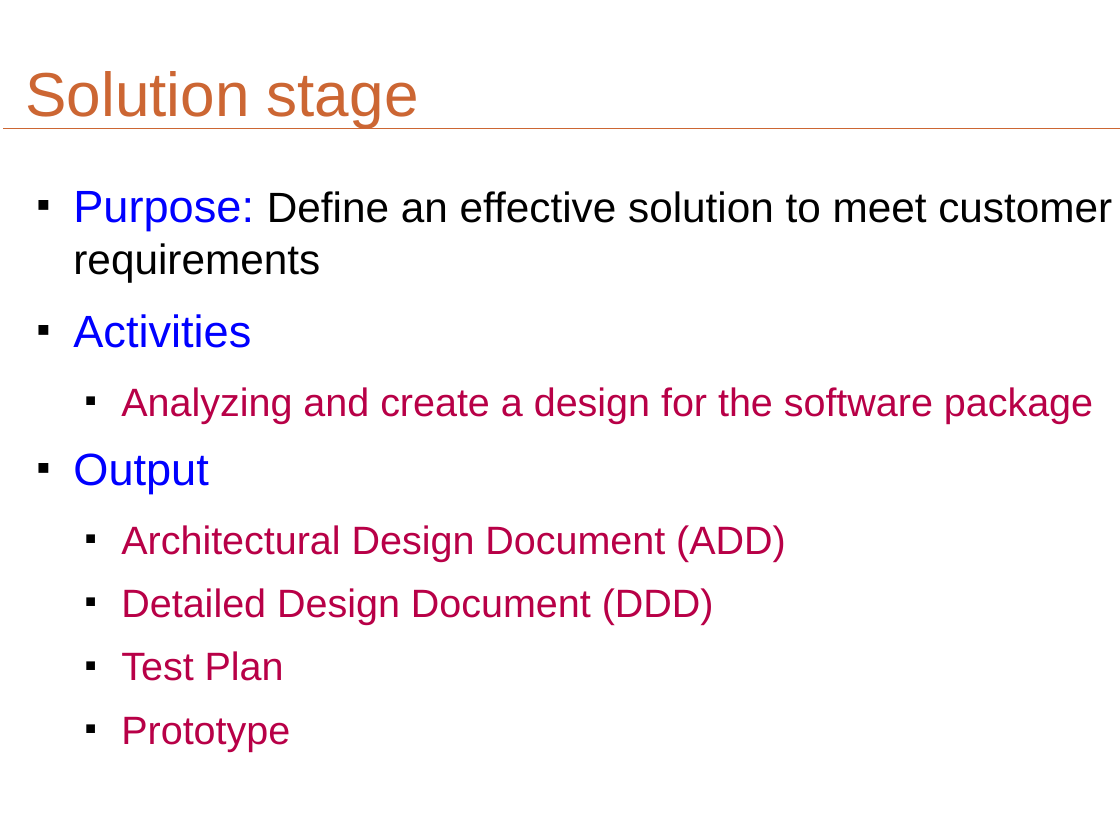
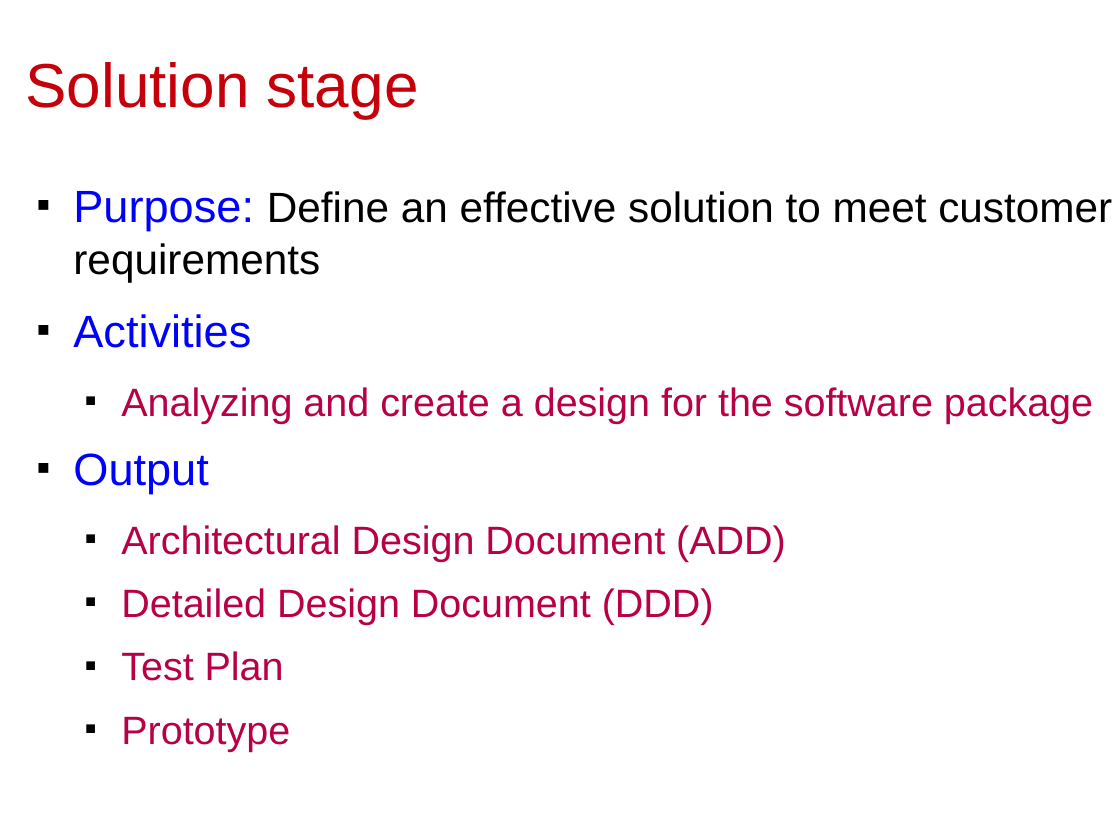
Before and after one commit to shindo59/open-ones, a slide deck: slide 7 of trunk/SDP/Wip/Document/Slide/SDP_SDLC.odp. Drawn at 1120x840 pixels with LibreOffice and Linux fonts; fonts in the diff are those of the drawing; background and template pictures are left out. Boxes give left, top, right and bottom in pixels: in the first picture for what was removed or moved away, otherwise in the second. Text is boxed around its words. In the diff, an @@ line names an element or a change of style, - is before the commit and + after.

```diff
--- a/trunk/SDP/Wip/Document/Slide/SDP_SDLC.odp
+++ b/trunk/SDP/Wip/Document/Slide/SDP_SDLC.odp
@@ title "Solution stage" at [25, 62, 419, 118]: text colour #CC6633 to #C5000B @@
@@ line removed from (4, 129) to (1120, 129) @@
```
Also in this commit, not shown: 13 other slides changed, 1 other file.
